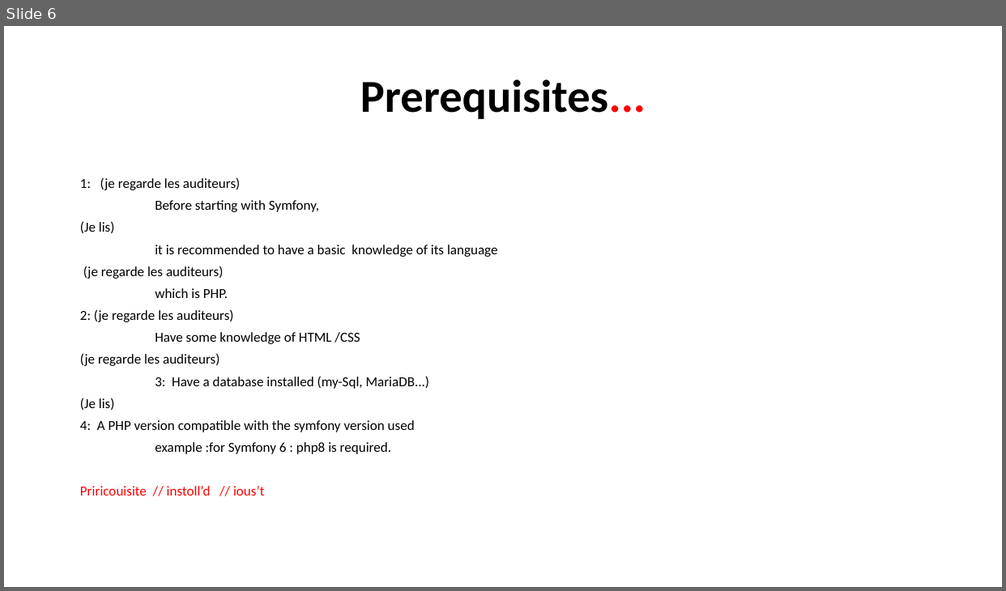
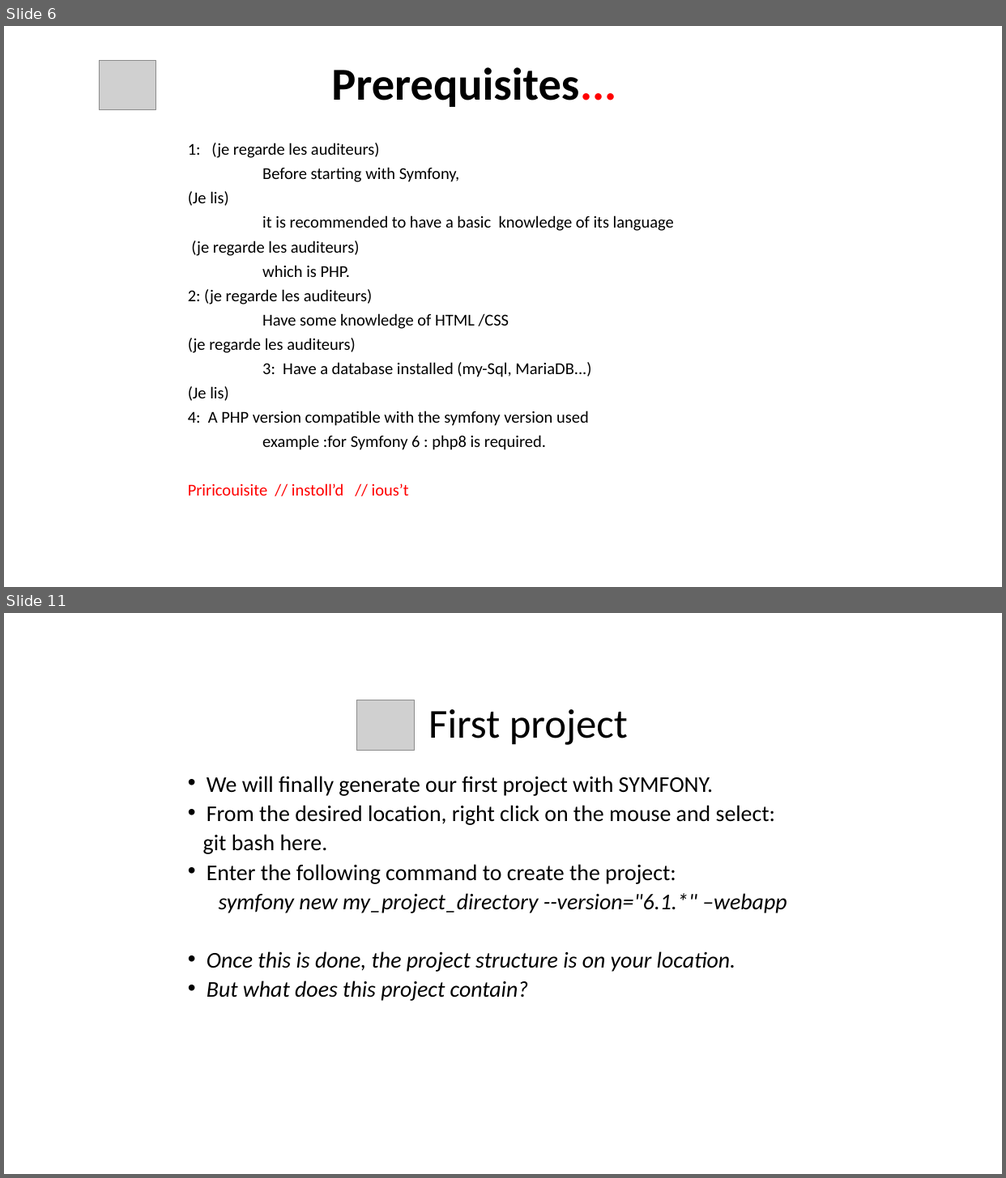
Before and after one commit to Philippe-Da-Costa/PowerPoint, a slide deck: presentation/What the Symfony.pptx. Shown one above the other, each under a label of ours: slide 6 before the commit, slides 6 and 11 after it; the slides between them are not shown. The pictures are 1006x591 and 1006x1178 pixels, drawn with LibreOffice and Linux fonts; fonts in the diff are those of the drawing; grey boxes stand for pictures; background and template pictures are left out. Boxes give left, top, right and bottom in pixels: in the first picture for what was removed or moved away, otherwise in the second. Text is boxed around its words. In the diff, an @@ line names an element or a change of style, - is before the commit and + after.

Commit message:
maj presentation symfony

```diff
--- a/presentation/What the Symfony.pptx
+++ b/presentation/What the Symfony.pptx
@@ slide 11 added at (x1=4, y1=613, x2=1002, y2=1174), background picture (left out) @@
@@ picture added at (x1=357, y1=700, x2=414, y2=750) @@
@@ title added at (x1=428, y1=709, x2=628, y2=745), 39.6 pt, text #000000 @@
+First project
@@ text added at (x1=203, y1=776, x2=786, y2=1001), 21.7 pt, text #000000 @@
+• We will finally generate our first project with SYMFONY.
+• From the desired location, right click on the mouse and select:
+git bash here.
+• Enter the following command to create the project:
+symfony new my_project_directory --version="6.1.*" –webapp
+• Once this is done, the project structure is on your location.
+• But what does this project contain?
@@ slide 6 changed as well @@
@@ picture added at (x1=99, y1=61, x2=156, y2=110) @@
@@ title "Prerequisites..." moved from (x1=360, y1=79, x2=646, y2=119) to (x1=331, y1=67, x2=616, y2=107) @@
@@ text "1: (je regarde les auditeurs)" moved from (x1=80, y1=177, x2=498, y2=496) to (x1=188, y1=143, x2=674, y2=496) @@
@@ text "1: (je regarde les auditeurs)" at (x1=188, y1=143, x2=674, y2=496): size 13.3 to 16 pt @@
```
Also in this commit, not shown: 5 other slides changed, 4 other slides added, 1 other file.
